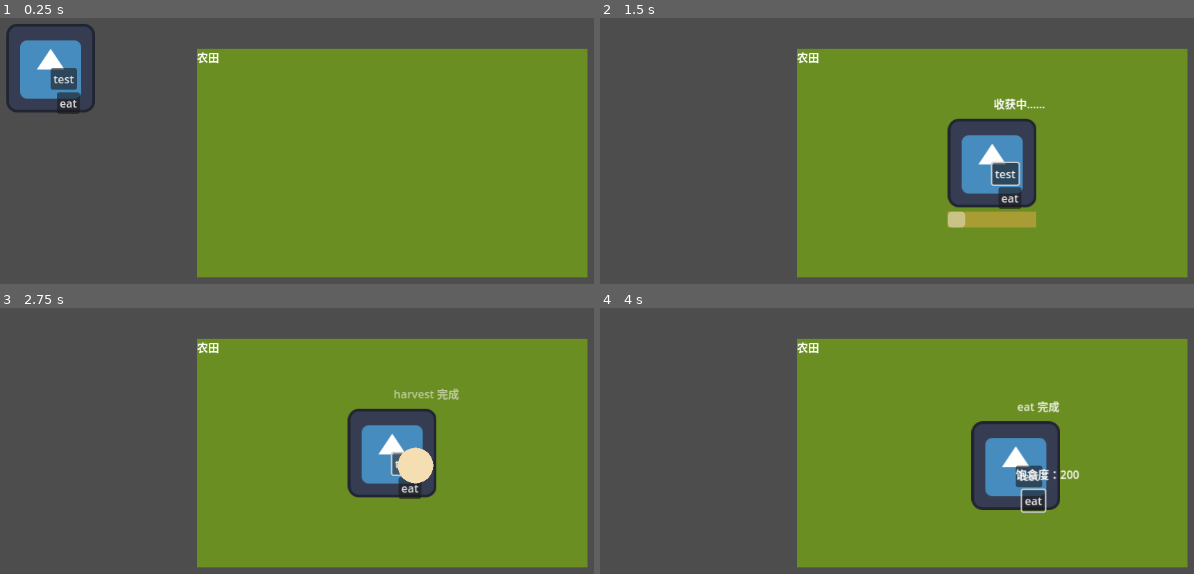
Above: before the commit, frames 1-4 (two rows, left to right).
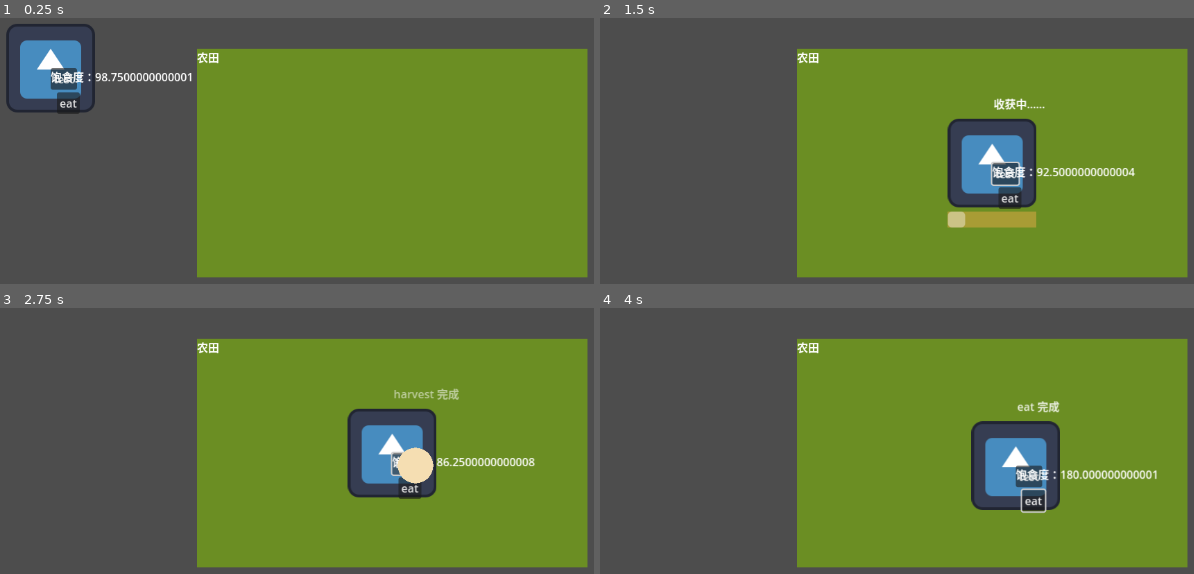
Above: after the commit, the same moments.

Repository: picasso250/marketworld
Game: Godot game, scene res://main.tscn
Same seed, same stepped clock (60 frames per second), same inputs: the game is played once before the commit and once after it. The engine's default icon, where the game draws it, is replaced by a stand-in: a white triangle on a blue panel in a dark square.
Inputs:
- Up to frame 1 (0.25 s): no input
- Up to frame 2 (1.5 s): click "test" at 0.5 s; click "eat" at 1.25 s
- Up to frame 3 (2.75 s): click "test" at 2 s
- Up to frame 4 (4 s): click "eat" at 2.75 s; click "test" at 3.5 s

The runs differ from the first frame. In frame 1, 0.5% of the frame differs, in the area x 8-33%, y 19-25%; in frame 2, 0.6%, in the area x 65-91%, y 55-61%; in frame 3, 0.4%; in frame 4, 0.4%.

Commit message:
reduce_satiation

Diff:
--- a/pawn.gd
+++ b/pawn.gd
@@ -12,6 +12,8 @@
 		_satiation = value
 		$Label.text = "饱食度："+str(_satiation)
 
+@export var hunger_rate: float = 5.0  # Speed at which satiation decreases over time.
+
 var _satiation: float = 100.0  # 饱食度
 
 var _current_target_position: Vector2 = Vector2.ZERO
@@ -21,16 +23,27 @@
 var _is_progress_bar_active: bool = false  # New variable to track if the progress bar is active.
 var _task_completed: bool = false  # New variable to track if the task is completed.
 
+func _process(delta: float) -> void:
+	$Label.text = "饱食度："+str(_satiation)
 
-func _process(delta: float) -> void:
 	# Move towards target if a target is set.
 	move_towards_target(delta)
+
+	# Reduce satiation over time.
+	reduce_satiation(delta)
 
 	# Check if the target has been reached and start the progress bar growth.
 	if has_reached_target() and _task_target != null and not _is_progress_bar_active and not _task_completed:
 		var task_duration = _task_target.get("task_durations").get(_task_type)
 		if task_duration > 0.0:
 			start_progress_bar(task_duration)
+
+# Method to reduce satiation over time.
+func reduce_satiation(delta: float) -> void:
+	_satiation -= hunger_rate * delta
+	if _satiation < 0:
+		_satiation = 0
+	$Label.text = "饱食度："+str(_satiation)
 
 # 启动进度条增长的方法
 func start_progress_bar(task_duration: float) -> void:
@@ -60,7 +73,6 @@
 	$StatusText.show_status_with_fade(_task_type+" 完成")
 
 	_task_target.do_task(_task_type, self)
-
 
 # Updated function to set the current task with a target, type, and task_target.
 func set_current_task(target: Node, task_type: String) -> void:
@@ -103,7 +115,6 @@
 func _on_button_pressed():
 	emit_signal("debug_button_pressed")
 
-
 func find_items_by_name(item_name: String) -> Array:
 	var parent = get_parent()
 	var children = parent.get_children()
